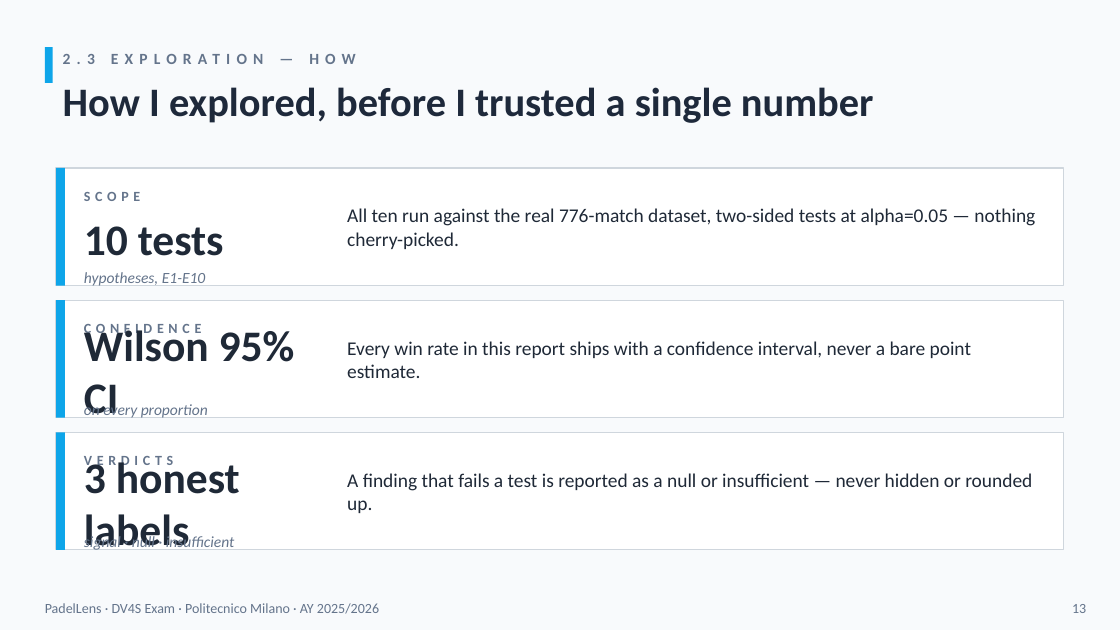
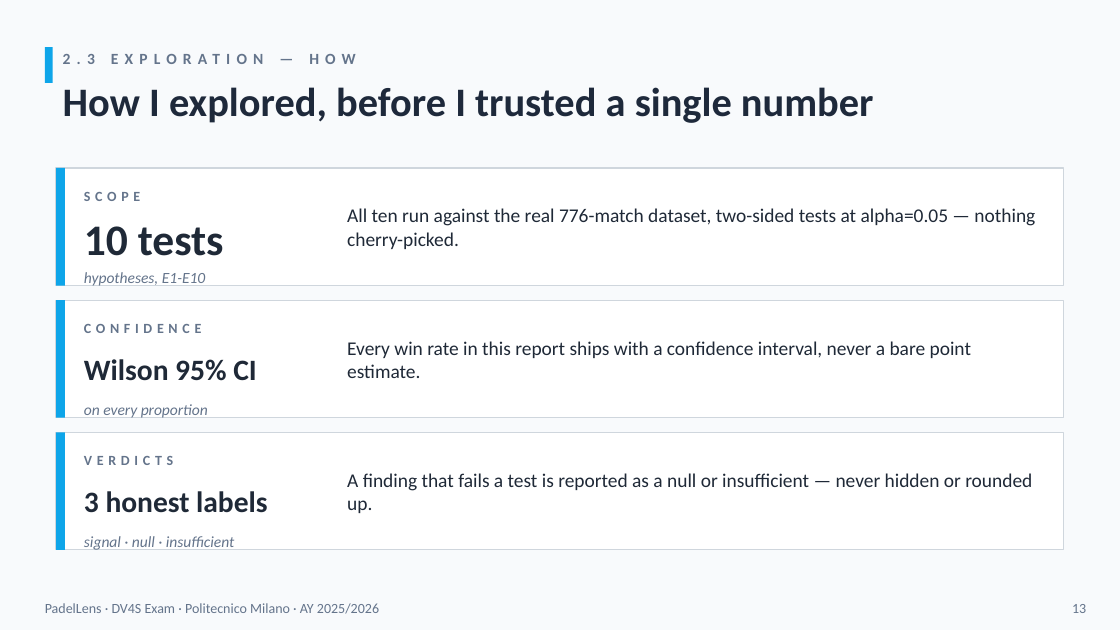
Before and after one commit to Abdullahsaeed10/Padel-Project, a slide deck: slide 13 of 06_Presentation/PadelLens_Deck_v5_FINAL.pptx. Drawn at 1120x630 pixels with LibreOffice and Linux fonts; fonts in the diff are those of the drawing. Boxes give left, top, right and bottom in pixels: in the first picture for what was removed or moved away, otherwise in the second. Text is boxed around its words. In the diff, an @@ line names an element or a change of style, - is before the commit and + after.

Commit message:
Fix slide 13 label overflow (Wilson CI / honest labels cards)

```diff
--- a/06_Presentation/PadelLens_Deck_v5_FINAL.pptx
+++ b/06_Presentation/PadelLens_Deck_v5_FINAL.pptx
@@ text "Wilson 95% CI": place and size @@
-text "Wilson 95% CI" at (84, 325, 295, 418)
+text "Wilson 95% CI" at (84, 359, 256, 381)
@@ text "Wilson 95% CI" at (84, 359, 256, 381): size 28 to 19 pt @@
@@ text "3 honest labels" at (84, 491, 267, 513): size 28 to 19 pt @@
```
